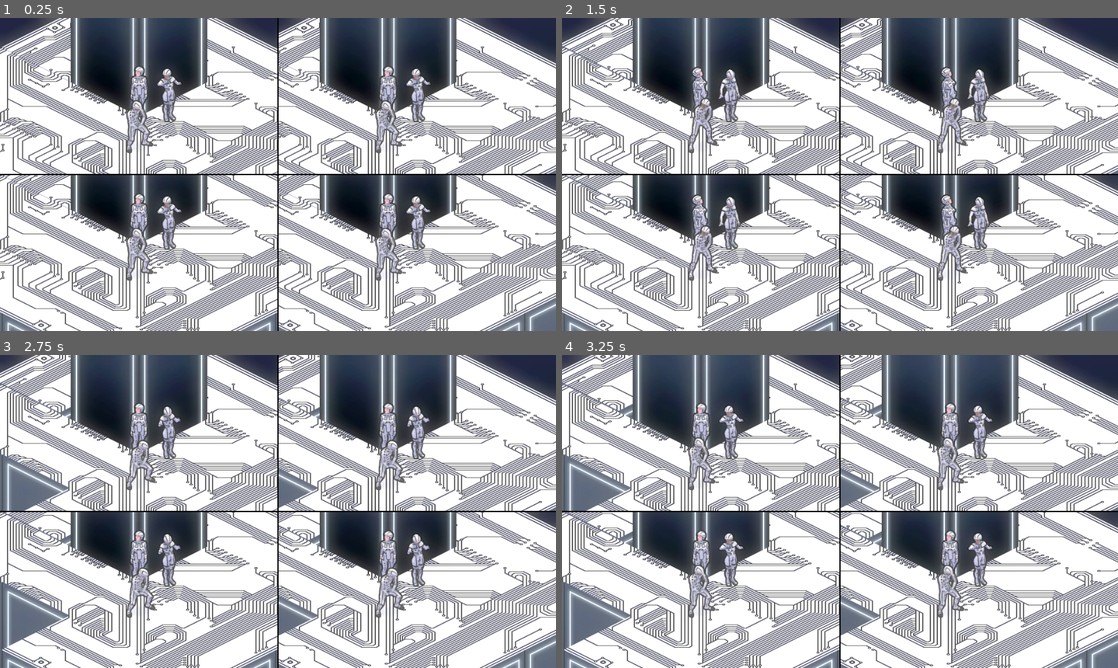
Above: before the commit, frames 1-4 (two rows, left to right).
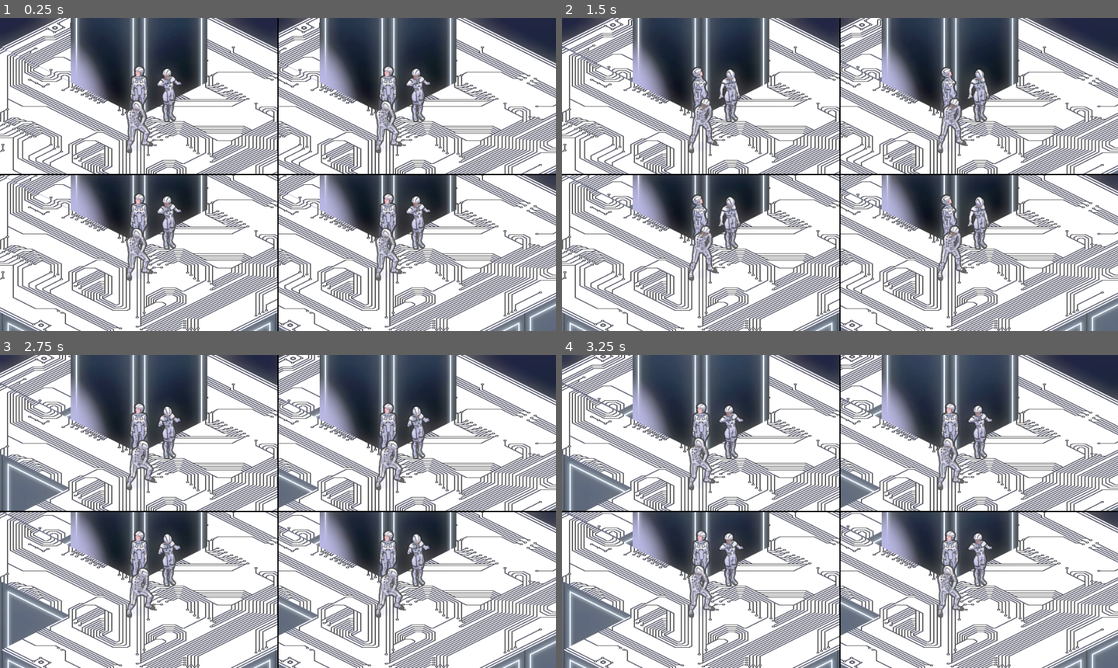
Above: after the commit, the same moments.

Repository: DomestiqueBaston/ERRORE_404_SPRINT_NON_TROVATO
Game: Godot game, scene res://SCENE_AND_SCRIPT/TMP/Test_Split_Screen.tscn
Two runs of this game, one before a commit and one after it. Both use one fixed random seed, a clock stepped at 60 frames per second and the inputs below. The project has no main scene, so this scene is started directly.
Inputs:
- Up to frame 1 (0.25 s): no input
- Up to frame 2 (1.5 s): hold Right (ui_right) 0.53-1.28 s; hold Down (ui_down) from 1.28 s (still down)
- Up to frame 3 (2.75 s): release Down (ui_down) at 2.03 s; hold Right (ui_right) from 2.03 s (still down)
- Up to frame 4 (3.25 s): release Right (ui_right) at 2.78 s; hold Up (ui_up) from 2.78 s (still down)

The runs differ from the first frame. In frame 1, 3.2% of the frame differs, in the area x 12-65%, y 7-67%; in frame 2, 3.2%; in frame 3, 3.1%; in frame 4, 3.0%.

Commit message:
Tweaks + Sound "test".

Diff:
--- /dev/null
+++ b/SCENE_AND_SCRIPT/Settings.gd
@@ -0,0 +1,43 @@
+extends Control
+
+@onready var master_slider = $HSlider_Audio
+@onready var music_slider = $HSlider_Music
+
+func _ready():
+	# Important : le son max. pour la musique, c'est -10db !
+	var master_db = AudioServer.get_bus_volume_db(0)
+	master_slider.value = _db_to_slider(master_db)
+	master_slider.value_changed.connect(_on_master_slider_changed)
+
+	var music_db = AudioServer.get_bus_volume_db(4)
+	music_slider.value = _db_to_slider_music(music_db)
+	music_slider.value_changed.connect(_on_music_slider_changed)
+
+func _slider_to_db(value: float) -> float:
+	var normalized = value / 100.0
+	return lerp(-80.0, 0.0, pow(normalized, 0.1))
+
+func _db_to_slider(db: float) -> float:
+	var normalized = (db + 80.0) / 80.0
+	return pow(normalized, 5) * 100.0
+
+func _slider_to_db_music(value: float) -> float:
+	var normalized = value / 100.0
+	return lerp(-80.0, -10.0, pow(normalized, 0.1))
+
+func _db_to_slider_music(db: float) -> float:
+	var normalized = (db + 80.0) / 70.0
+	return pow(normalized, 5) * 100.0
+
+func _on_master_slider_changed(value: float):
+	var db = _slider_to_db(value)
+	AudioServer.set_bus_volume_db(0, db)
+	print("Volume master réglé à ", db, " dB (slider: ", value, ")")
+
+func _on_music_slider_changed(value: float):
+	var db = _slider_to_db_music(value)
+	AudioServer.set_bus_volume_db(4, db)
+	print("Volume musique réglé à ", db, " dB (slider: ", value, ")")
+
+	var current_music_db = AudioServer.get_bus_volume_db(4)
+	print("Volume actuel du bus musique (4) : ", current_music_db, " dB")
--- a/SCENE_AND_SCRIPT/Settings.tscn
+++ b/SCENE_AND_SCRIPT/Settings.tscn
@@ -1,5 +1,6 @@
 [gd_scene format=3 uid="uid://blsopsfjc5gfa"]
 
+[ext_resource type="Script" uid="uid://ds5c5n35wvh37" path="res://SCENE_AND_SCRIPT/Settings.gd" id="1_e6nj5"]
 [ext_resource type="Texture2D" uid="uid://b8x0ihnlq10s2" path="res://IMAGE/MISC/Large_Shadow.png" id="1_pepy6"]
 [ext_resource type="Texture2D" uid="uid://cdxwexyvht0dp" path="res://IMAGE/MISC/Settings_Cursor.png" id="2_07jpc"]
 [ext_resource type="FontFile" uid="uid://cla67u4xaf1rp" path="res://RESOURCE/Conthrax-SemiBold.otf" id="2_shryd"]
@@ -9,6 +10,7 @@
 [ext_resource type="Texture2D" uid="uid://pypr1mgwq0et" path="res://IMAGE/MISC/Settings_Cursor_Light.png" id="4_2k1s1"]
 [ext_resource type="Script" uid="uid://clccpnapl4u45" path="res://SCENE_AND_SCRIPT/Settings_Glitches.gd" id="4_07jpc"]
 [ext_resource type="AudioStream" uid="uid://pbns42nc8phb" path="res://SOUND/FX/Crackling_Noise_D.ogg" id="5_a50p4"]
+[ext_resource type="Texture2D" uid="uid://brv8on4hwu0r7" path="res://IMAGE/MISC/Tick.png" id="5_sobyg"]
 [ext_resource type="Shader" uid="uid://rfstm5ejtwi3" path="res://SHADER/Reflection.gdshader" id="8_shryd"]
 [ext_resource type="AudioStream" uid="uid://byi0kx1t5j4ya" path="res://SOUND/FX/Crackling_Noise_I.ogg" id="10_0rcrj"]
 [ext_resource type="AudioStream" uid="uid://cktcpy2nxvdj8" path="res://SOUND/FX/Crackling_Noise_K.ogg" id="13_1skkq"]
@@ -253,19 +255,12 @@
 [node name="WorldEnvironment" type="WorldEnvironment" parent="." unique_id=869803178]
 environment = SubResource("Environment_wgd1c")
 
-[node name="ATTENTION" type="Label" parent="." unique_id=1196339688]
-offset_top = -66.0
-offset_right = 921.0
-offset_bottom = -17.0
-text = "Il faudra penser à \"connecter\" les curseurs aussi aux manettes.
-Haut et bas pour passer d'un curseur à l'autre et droite et gauche pour changer les valeurs."
-metadata/_edit_lock_ = true
-
 [node name="Impostazioni" type="Control" parent="." unique_id=1157028759]
 layout_mode = 3
 anchors_preset = 0
 offset_right = 960.0
 offset_bottom = 540.0
+script = ExtResource("1_e6nj5")
 metadata/_edit_lock_ = true
 
 [node name="BG" type="ColorRect" parent="Impostazioni" unique_id=2028915463]
@@ -342,9 +337,9 @@
 anchors_preset = 5
 anchor_left = 0.5
 anchor_right = 0.5
-offset_left = -480.0
+offset_left = -495.0
 offset_top = 136.0
-offset_right = 480.0
+offset_right = 465.0
 offset_bottom = 175.0
 grow_horizontal = 2
 pivot_offset = Vector2(527, 222)
@@ -365,8 +360,8 @@
 metadata/_edit_lock_ = true
 
 [node name="Line_Map" type="Line2D" parent="Impostazioni" unique_id=239642515]
-position = Vector2(94, 155)
-points = PackedVector2Array(0, 0, 760, 0)
+position = Vector2(79, 155)
+points = PackedVector2Array(3, 0, 757, 0)
 width = 8.0
 default_color = Color(0.7764706, 0.84313726, 0.9843137, 1)
 begin_cap_mode = 2
@@ -374,7 +369,7 @@
 metadata/_edit_lock_ = true
 
 [node name="Line_Black" type="Line2D" parent="Impostazioni/Line_Map" unique_id=1876516488]
-points = PackedVector2Array(0, 0, 760, 0)
+points = PackedVector2Array(3, 0, 757, 0)
 width = 4.0
 default_color = Color(0, 0, 0, 1)
 begin_cap_mode = 2
@@ -383,18 +378,21 @@
 
 [node name="HSlider_Map" type="HSlider" parent="Impostazioni" unique_id=220456702]
 layout_mode = 0
-offset_left = 87.0
+offset_left = 68.0
 offset_top = 142.0
-offset_right = 861.0
-offset_bottom = 169.0
+offset_right = 850.0
+offset_bottom = 170.0
 theme_override_icons/grabber = ExtResource("2_07jpc")
 theme_override_icons/grabber_highlight = ExtResource("4_2k1s1")
 theme_override_icons/grabber_disabled = ExtResource("2_07jpc")
+theme_override_icons/tick = ExtResource("5_sobyg")
 theme_override_styles/slider = SubResource("StyleBoxEmpty_picqc")
 min_value = 9.0
 max_value = 21.0
 step = 2.0
 value = 15.0
+tick_count = 7
+ticks_on_borders = true
 metadata/_edit_lock_ = true
 
 [node name="Difficulty" type="RichTextLabel" parent="Impostazioni" unique_id=127181917]
@@ -430,9 +428,9 @@
 anchors_preset = 5
 anchor_left = 0.5
 anchor_right = 0.5
-offset_left = -480.0
+offset_left = -495.0
 offset_top = 216.0
-offset_right = 480.0
+offset_right = 465.0
 offset_bottom = 255.0
 grow_horizontal = 2
 pivot_offset = Vector2(527, 222)
@@ -445,7 +443,7 @@
 theme_override_fonts/normal_font = ExtResource("2_shryd")
 theme_override_font_sizes/normal_font_size = 32
 bbcode_enabled = true
-text = " 1                                                                         5"
+text = "  1                                                                          5  "
 fit_content = true
 scroll_active = false
 autowrap_mode = 0
@@ -453,8 +451,8 @@
 metadata/_edit_lock_ = true
 
 [node name="Line_Difficulty" type="Line2D" parent="Impostazioni" unique_id=1347992443]
-position = Vector2(94, 235)
-points = PackedVector2Array(0, 0, 760, 0)
+position = Vector2(79, 235)
+points = PackedVector2Array(3, 0, 757, 0)
 width = 8.0
 default_color = Color(0.7764706, 0.84313726, 0.9843137, 1)
 begin_cap_mode = 2
@@ -462,7 +460,7 @@
 metadata/_edit_lock_ = true
 
 [node name="Line_Black" type="Line2D" parent="Impostazioni/Line_Difficulty" unique_id=1407812792]
-points = PackedVector2Array(0, 0, 760, 0)
+points = PackedVector2Array(3, 0, 757, 0)
 width = 4.0
 default_color = Color(0, 0, 0, 1)
 begin_cap_mode = 2
@@ -471,17 +469,20 @@
 
 [node name="HSlider_Difficulty" type="HSlider" parent="Impostazioni" unique_id=1206662753]
 layout_mode = 0
-offset_left = 87.0
+offset_left = 68.0
 offset_top = 222.0
-offset_right = 861.0
-offset_bottom = 249.0
+offset_right = 850.0
+offset_bottom = 250.0
 theme_override_icons/grabber = ExtResource("2_07jpc")
 theme_override_icons/grabber_highlight = ExtResource("4_2k1s1")
 theme_override_icons/grabber_disabled = ExtResource("2_07jpc")
+theme_override_icons/tick = ExtResource("5_sobyg")
 theme_override_styles/slider = SubResource("StyleBoxEmpty_picqc")
 min_value = 1.0
 max_value = 5.0
 value = 3.0
+tick_count = 5
+ticks_on_borders = true
 metadata/_edit_lock_ = true
 
 [node name="Audio" type="RichTextLabel" parent="Impostazioni" unique_id=2041634373]
@@ -540,7 +541,7 @@
 
 [node name="Line_Audio" type="Line2D" parent="Impostazioni" unique_id=422019962]
 position = Vector2(79, 315)
-points = PackedVector2Array(0, 0, 760, 0)
+points = PackedVector2Array(3, 0, 757, 0)
 width = 8.0
 default_color = Color(0.7764706, 0.84313726, 0.9843137, 1)
 begin_cap_mode = 2
@@ -548,7 +549,7 @@
 metadata/_edit_lock_ = true
 
 [node name="Line_Black" type="Line2D" parent="Impostazioni/Line_Audio" unique_id=1280635266]
-points = PackedVector2Array(0, 0, 760, 0)
+points = PackedVector2Array(3, 0, 757, 0)
 width = 4.0
 default_color = Color(0, 0, 0, 1)
 begin_cap_mode = 2
@@ -557,15 +558,19 @@
 
 [node name="HSlider_Audio" type="HSlider" parent="Impostazioni" unique_id=1143135609]
 layout_mode = 0
-offset_left = 72.0
+offset_left = 68.0
 offset_top = 302.0
-offset_right = 846.0
-offset_bottom = 329.0
+offset_right = 850.0
+offset_bottom = 330.0
 theme_override_icons/grabber = ExtResource("2_07jpc")
 theme_override_icons/grabber_highlight = ExtResource("4_2k1s1")
 theme_override_icons/grabber_disabled = ExtResource("2_07jpc")
+theme_override_icons/tick = ExtResource("5_sobyg")
 theme_override_styles/slider = SubResource("StyleBoxEmpty_picqc")
+step = 10.0
 value = 100.0
+tick_count = 11
+ticks_on_borders = true
 metadata/_edit_lock_ = true
 
 [node name="Music" type="RichTextLabel" parent="Impostazioni" unique_id=519578696]
@@ -624,7 +629,7 @@
 
 [node name="Line_Music" type="Line2D" parent="Impostazioni" unique_id=1098754470]
 position = Vector2(79, 395)
-points = PackedVector2Array(0, 0, 760, 0)
+points = PackedVector2Array(3, 0, 757, 0)
 width = 8.0
 default_color = Color(0.7764706, 0.84313726, 0.9843137, 1)
 begin_cap_mode = 2
@@ -632,7 +637,7 @@
 metadata/_edit_lock_ = true
 
 [node name="Line_Black" type="Line2D" parent="Impostazioni/Line_Music" unique_id=1796836554]
-points = PackedVector2Array(0, 0, 760, 0)
+points = PackedVector2Array(3, 0, 757, 0)
 width = 4.0
 default_color = Color(0, 0, 0, 1)
 begin_cap_mode = 2
@@ -641,15 +646,19 @@
 
 [node name="HSlider_Music" type="HSlider" parent="Impostazioni" unique_id=1381525169]
 layout_mode = 0
-offset_left = 72.0
+offset_left = 68.0
 offset_top = 382.0
-offset_right = 846.0
-offset_bottom = 409.0
+offset_right = 850.0
+offset_bottom = 410.0
 theme_override_icons/grabber = ExtResource("2_07jpc")
 theme_override_icons/grabber_highlight = ExtResource("4_2k1s1")
 theme_override_icons/grabber_disabled = ExtResource("2_07jpc")
+theme_override_icons/tick = ExtResource("5_sobyg")
 theme_override_styles/slider = SubResource("StyleBoxEmpty_picqc")
+step = 10.0
 value = 100.0
+tick_count = 11
+ticks_on_borders = true
 metadata/_edit_lock_ = true
 
 [node name="Masks" type="Control" parent="Impostazioni" unique_id=1994543020]
@@ -728,15 +737,15 @@
 texture = ExtResource("3_picqc")
 metadata/_edit_lock_ = true
 
-[node name="Map_0_100" type="RichTextLabel" parent="Impostazioni/Masks" unique_id=1746892684]
+[node name="Map_9_21" type="RichTextLabel" parent="Impostazioni/Masks" unique_id=1746892684]
 clip_children = 2
 layout_mode = 1
 anchors_preset = 5
 anchor_left = 0.5
 anchor_right = 0.5
-offset_left = -435.5
+offset_left = -450.5
 offset_top = 136.0
-offset_right = 433.5
+offset_right = 418.5
 offset_bottom = 175.0
 grow_horizontal = 2
 pivot_offset = Vector2(527, 222)
@@ -750,9 +759,8 @@
 scroll_active = false
 autowrap_mode = 0
 horizontal_alignment = 1
-metadata/_edit_lock_ = true
-
-[node name="Settings_Gradients" type="TextureRect" parent="Impostazioni/Masks/Map_0_100" unique_id=1914571701]
+
+[node name="Settings_Gradients" type="TextureRect" parent="Impostazioni/Masks/Map_9_21" unique_id=1914571701]
 self_modulate = Color(0.9693625, 1.2154553, 1.8922116, 0.8627451)
 layout_mode = 0
 offset_left = -44.5
@@ -804,9 +812,9 @@
 anchors_preset = 5
 anchor_left = 0.5
 anchor_right = 0.5
-offset_left = -480.0
+offset_left = -495.0
 offset_top = 216.0
-offset_right = 480.0
+offset_right = 465.0
 offset_bottom = 255.0
 grow_horizontal = 2
 pivot_offset = Vector2(527, 222)
@@ -815,12 +823,11 @@
 theme_override_fonts/normal_font = ExtResource("2_shryd")
 theme_override_font_sizes/normal_font_size = 32
 bbcode_enabled = true
-text = " 1                                                                         5"
-fit_content = true
-scroll_active = false
-autowrap_mode = 0
-horizontal_alignment = 1
-metadata/_edit_lock_ = true
+text = "  1                                                                          5  "
+fit_content = true
+scroll_active = false
+autowrap_mode = 0
+horizontal_alignment = 1
 
 [node name="Settings_Gradients" type="TextureRect" parent="Impostazioni/Masks/Difficulty_1_5" unique_id=2053147865]
 self_modulate = Color(0.9693625, 1.2154553, 1.8922116, 0.8627451)
@@ -974,6 +981,7 @@
 metadata/_edit_lock_ = true
 
 [node name="Glitches" type="Control" parent="." unique_id=1199082990]
+visible = false
 layout_mode = 3
 anchors_preset = 0
 offset_right = 960.0
@@ -1012,10 +1020,12 @@
 metadata/_edit_lock_ = true
 
 [node name="Info_Overlay" type="Control" parent="." unique_id=350611365]
+visible = false
 layout_mode = 3
 anchors_preset = 0
 offset_right = 960.0
 offset_bottom = 540.0
+mouse_filter = 2
 script = ExtResource("13_wgd1c")
 metadata/_edit_lock_ = true
 
--- a/SCENE_AND_SCRIPT/Woman_A.tscn
+++ b/SCENE_AND_SCRIPT/Woman_A.tscn
@@ -47,6 +47,7 @@
 [ext_resource type="AudioStream" uid="uid://brb24ixtrvqg3" path="res://SOUND/FX/RUNNER/Empty.ogg" id="40_tht04"]
 [ext_resource type="AudioStream" uid="uid://5w55chwkxbr5" path="res://SOUND/FX/RUNNER/Anti_Virus.ogg" id="41_l57rk"]
 [ext_resource type="AudioStream" uid="uid://b262xncyf383x" path="res://SOUND/FX/RUNNER/Anti_Teleport.ogg" id="42_jhlxb"]
+[ext_resource type="PackedScene" uid="uid://bjsba2kod4q2x" path="res://SCENE_AND_SCRIPT/Light_Wall_Start.tscn" id="48_lorph"]
 
 [sub_resource type="AnimatedTexture" id="AnimatedTexture_i2jqs"]
 frames = 4
@@ -3026,3 +3027,7 @@
 [node name="Anti_Teleport" type="AudioStreamPlayer" parent="Sound/Bonus_Malus" unique_id=2056585450]
 stream = ExtResource("42_jhlxb")
 bus = &"FX_DRY"
+
+[node name="Light_Wall_Start" parent="." unique_id=2109438449 instance=ExtResource("48_lorph")]
+
+[editable path="Light_Wall_Start"]
Binary file changed: IMAGE/MISC/Settings_Cursor.png
Binary file added: IMAGE/MISC/Tick.png
Not shown, added: IMAGE/MISC/Tick.png.import
Not shown, added: SCENE_AND_SCRIPT/Settings.gd.uid
Not shown, changed: NOTES/Notes pour un Runner bugué_v04.md
Not shown, changed: NOTES/Notes pour un Runner bugué_v04.odt
